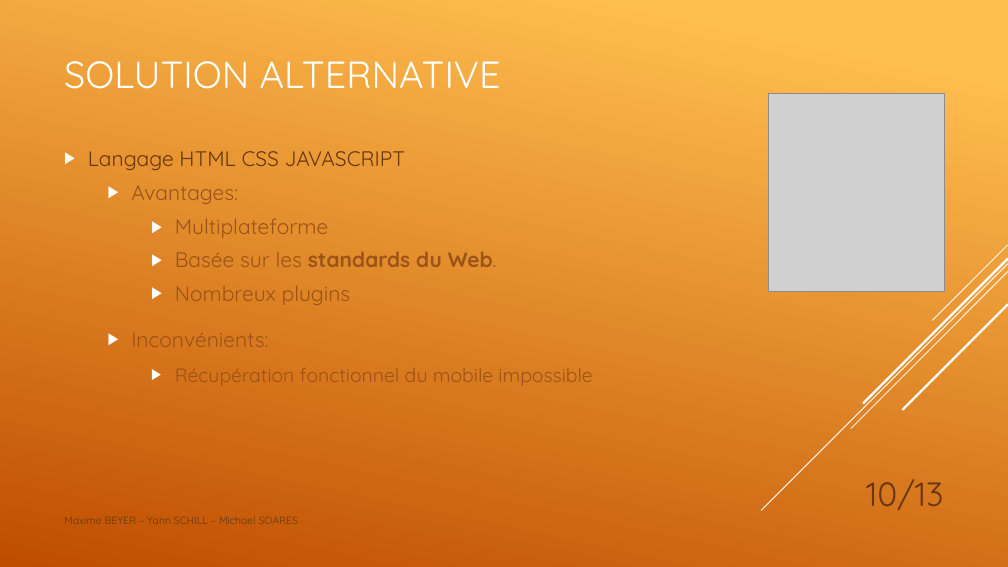
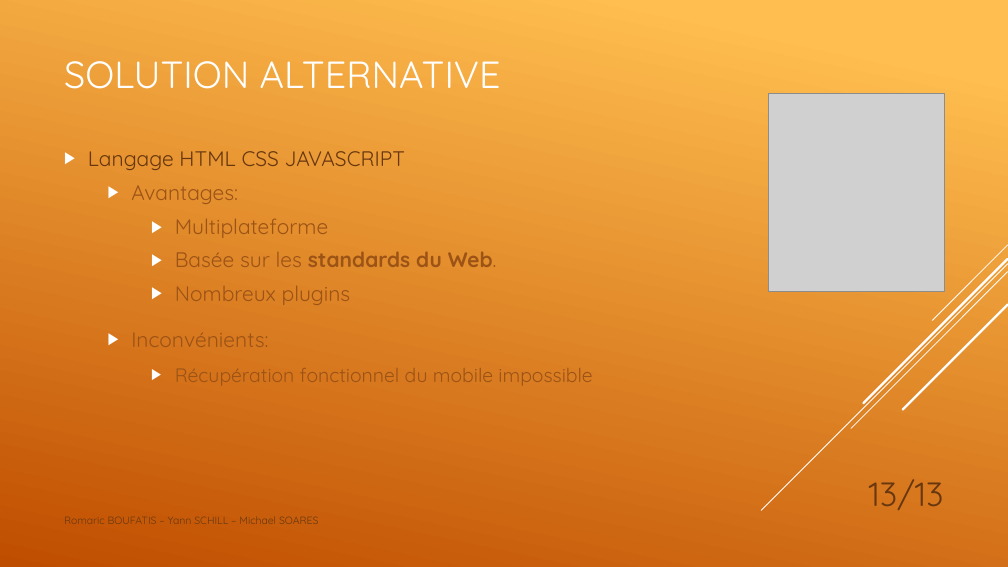
Before and after one commit to Azzur/Game-GaG, a slide deck: slide 13 of PPT.pptx (slide 10 before the commit). Drawn at 1008x567 pixels with LibreOffice and Linux fonts; fonts in the diff are those of the drawing; grey boxes stand for pictures; background and template pictures are left out. Boxes give left, top, right and bottom in pixels: in the first picture for what was removed or moved away, otherwise in the second. Text is boxed around its words. In the diff, an @@ line names an element or a change of style, - is before the commit and + after.

```diff
--- a/PPT.pptx
+++ b/PPT.pptx
@@ page number at (869, 479, 944, 510): text changed @@
-10/13
+13/13
@@ text at (64, 516, 318, 524): text changed @@
-Maxime BEYER – Yann SCHILL – Michael SOARES
+Romaric BOUFATIS – Yann SCHILL – Michael SOARES
```
Also in this commit, not shown: 12 other slides changed, 3 slides added.
